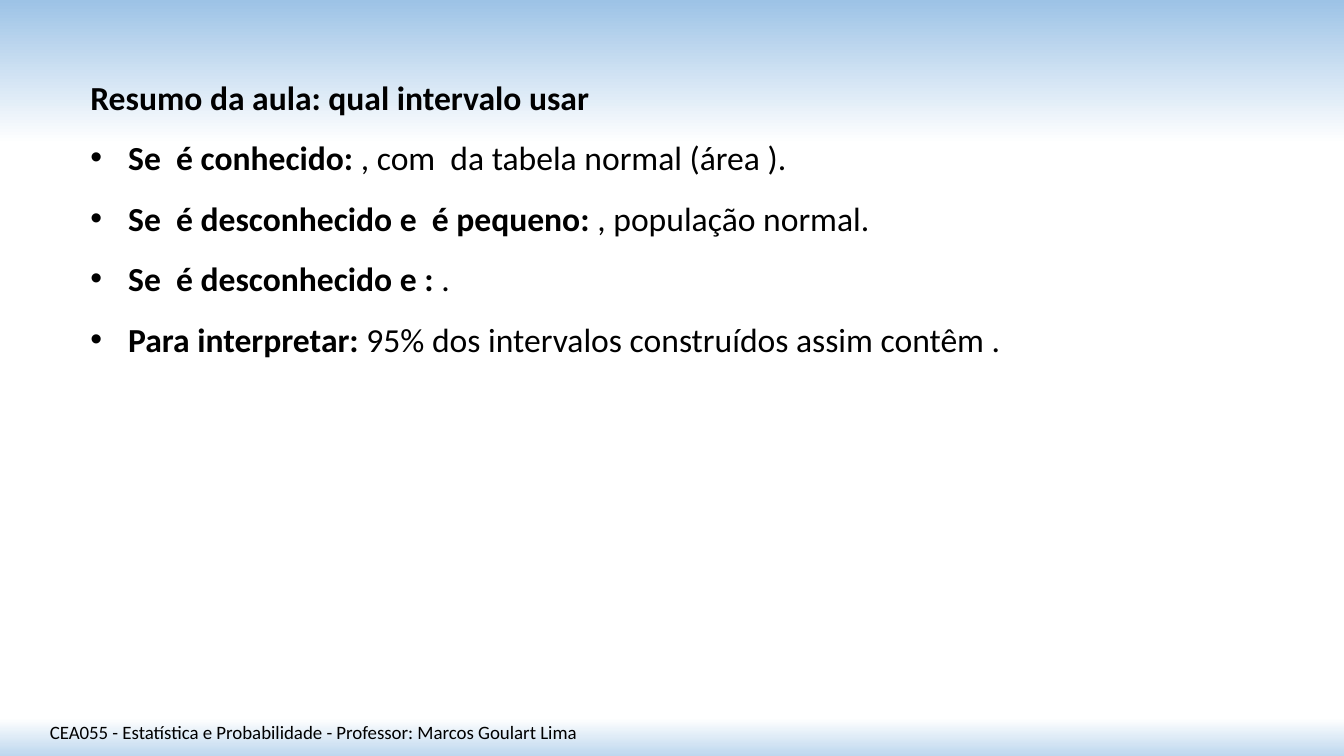
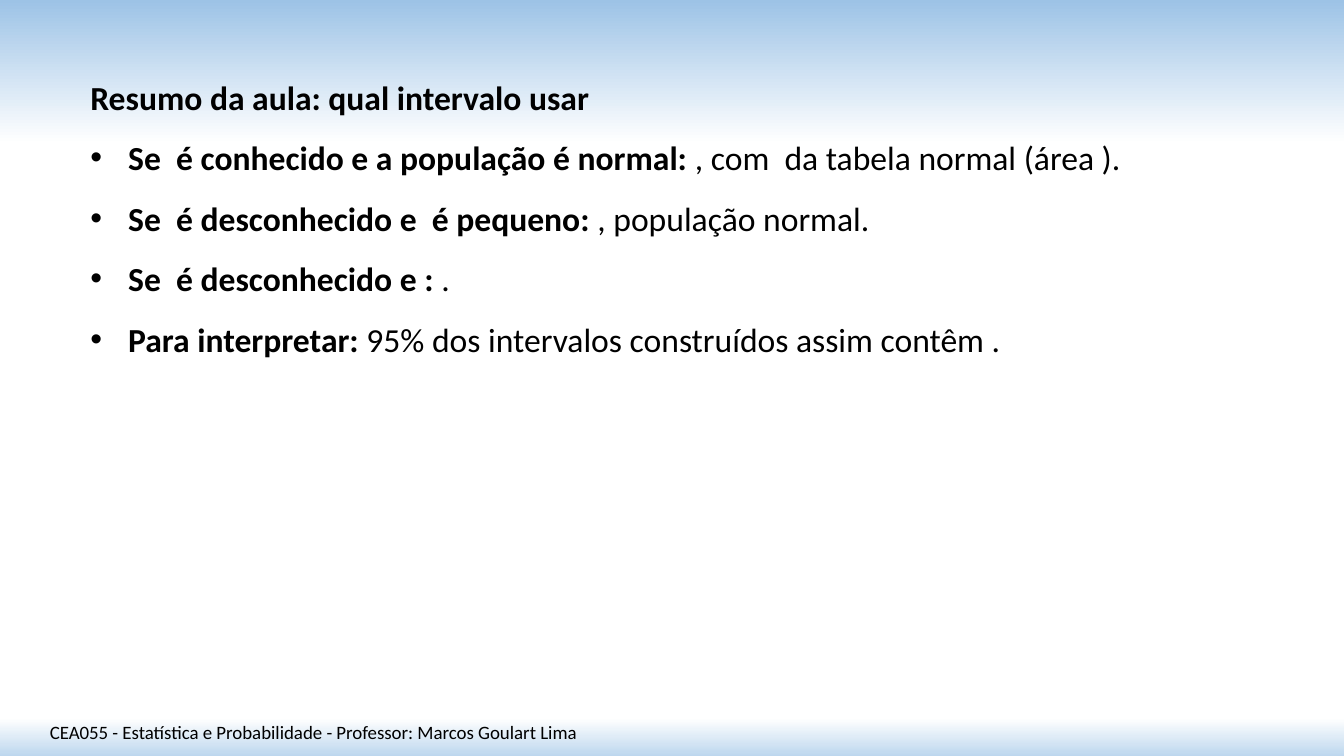
Before and after one commit to matmarcos/minhas-aulas, a slide deck: slide 18 of content/2026-2/cea055-estatistica-probabilidade/18-intervalo-confianca-media/Aula_18_Intervalo_Confianca_Media_SITE.pptx. Drawn at 1344x756 pixels with LibreOffice and Linux fonts; fonts in the diff are those of the drawing. Boxes give left, top, right and bottom in pixels: in the first picture for what was removed or moved away, otherwise in the second. Text is boxed around its words. In the diff, an @@ line names an element or a change of style, - is before the commit and + after.

```diff
--- a/content/2026-2/cea055-estatistica-probabilidade/18-intervalo-confianca-media/Aula_18_Intervalo_Confianca_Media_SITE.pptx
+++ b/content/2026-2/cea055-estatistica-probabilidade/18-intervalo-confianca-media/Aula_18_Intervalo_Confianca_Media_SITE.pptx
@@ text at [128,145,1094,176]: text changed; bold on @@
-• Se é conhecido: , com da tabela normal (área ).
+• Se é conhecido e a população é normal: , com da tabela normal (área ).
```
Also in this commit, not shown: 3 other files.
